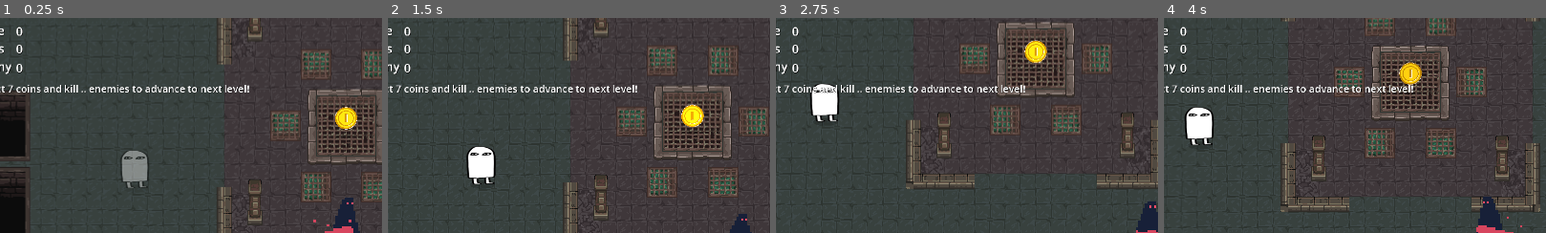
Above: before the commit, frames 1-4 (left to right).
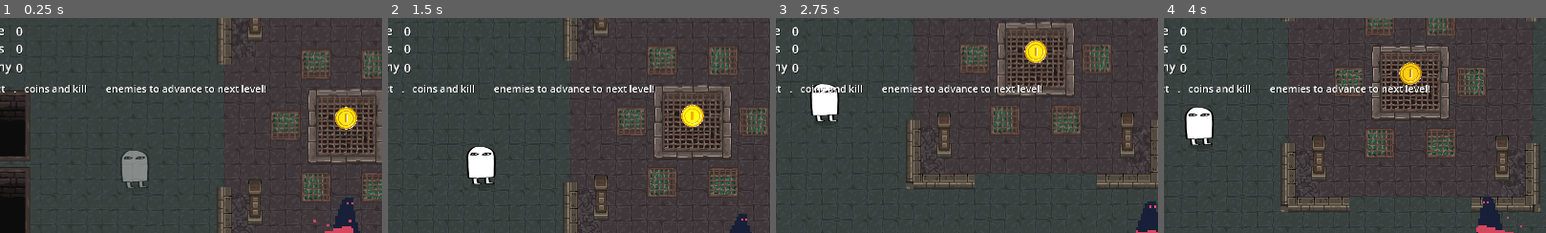
Above: after the commit, the same moments.

Repository: h-sutiwas/godot-mythus
Game: Godot game, scene res://scenes/playground.tscn
The game is run twice, just before and just after one commit, with the same random seed, the same clock (stepped at 60 frames per second) and the same inputs.
Inputs:
- Up to frame 1 (0.25 s): no input
- Up to frame 2 (1.5 s): hold D (player_right) 0.53-1.28 s; hold Space (attack) 0.53-1.28 s; hold S (player_down) from 1.28 s (still down); tap Space (attack) at 1.35 s
- Up to frame 3 (2.75 s): release S (player_down) at 2.03 s; hold D (player_right) from 2.03 s (still down); hold Space (attack) from 2.03 s (still down)
- Up to frame 4 (4 s): release D (player_right) at 2.78 s; release Space (attack) at 2.78 s; hold W (player_up) 2.78-3.53 s; tap Space (attack) at 2.85 s; hold A (player_left) from 3.53 s (still down); hold Space (attack) from 3.53 s (still down)
The pictures show only the part of the screen within x 5-55%, y 0-50%; the shares and areas given below are measured in that part.

The runs differ from the first frame. In frame 1, 1.4% of the frame differs, in the area x 2-70%, y 31-36%; in frame 2, 1.4%; in frame 3, 1.4%; in frame 4, 1.4%.

Commit message:
Update objective & UI
(in progress)
- number turns green when complete objective (coin)
- can send signal when passing an objective now

Diff:
--- a/scenes/collectibles/point_ui.gd
+++ b/scenes/collectibles/point_ui.gd
@@ -3,6 +3,8 @@
 @onready var label_score =$score
 @onready var label_coin =$coin
 @onready var label_enemy =$enemy
+@onready var label_objective_coin =$Objective_coin
+
 
 # Called when the node enters the scene tree for the first time.
 func _ready():
@@ -10,6 +12,15 @@
 	EventController.connect("points_get", on_event_points_get)
 	EventController.connect("coins_get", on_event_coin_collected)
 	EventController.connect("enemy_killed_pts", on_event_enemy_get)
+
+	EventController.connect("objective_LV", on_event_LV_objective)
+	EventController.connect("objective_coin_pass", on_event_LV_objective_coin_pass)
+
+func on_event_LV_objective(value: Array) -> void:
+	label_objective_coin.text = str(value[0])
+
+func on_event_LV_objective_coin_pass(value: bool) -> void:
+	label_objective_coin.set("theme_override_colors/font_color", Color(0.0, 0.901, 0.0, 1.0))
 
 
 # Update UI when get score
--- a/scenes/collectibles/point_ui.tscn
+++ b/scenes/collectibles/point_ui.tscn
@@ -58,7 +58,19 @@
 offset_bottom = 237.0
 theme_override_colors/font_shadow_color = Color(0, 0, 0, 1)
 theme_override_font_sizes/font_size = 25
-text = "Collect 7 coins and kill .. enemies to advance to next level!"
+text = "Collect       coins and kill       enemies to advance to next level!"
+
+[node name="Objective_coin" type="Label" parent="."]
+layout_mode = 0
+offset_left = 82.0
+offset_top = 151.0
+offset_right = 132.0
+offset_bottom = 186.0
+theme_override_colors/font_shadow_color = Color(0, 0, 0, 1)
+theme_override_font_sizes/font_size = 25
+text = "."
+horizontal_alignment = 1
+vertical_alignment = 1
 
 [node name="levelUPtext" type="Label" parent="."]
 visible = false
--- a/scripts/event_controller.gd
+++ b/scripts/event_controller.gd
@@ -5,3 +5,7 @@
 signal medjed_spawn(value: int)
 signal medjed_killed(value: int)
 signal enemy_killed_pts(value: int)
+
+signal objective_LV(value: Array)
+signal objective_coin_pass(value: bool)
+signal objective_enemy_pass(value: bool)
--- a/scripts/game_controller.gd
+++ b/scripts/game_controller.gd
@@ -9,26 +9,42 @@
 #Level and objectives
 var level_now = 'LV1'
 var level_list = ['LV1', 'LV2']
-var level_objective = {'LV1':[7, 10]} #x = num of coin, y = num of enemy
+var level_objective = {'LV1':[2, 2]} #x = num of coin, y = num of enemy
 #Ex. LV1 เก็บเหรียญครบ 7 + ฆ่าศัตรู 10 == ไปด่านต่อไปได้
+
+
+func ready():
+	#signal objective for the level ***เดี๋ยวจะแก้ให้ใช้ได้หลาย level ด้วย***
+	EventController.emit_signal("objective_LV", level_objective[level_now])
+
 
 
 #points system (from coin and killing enemy)
 func points_get(value:int):
 	total_points += value
 	EventController.emit_signal("points_get", total_points)
-	#check if complete objective
+
+	#for debug **objective still not showing when start**
+	EventController.emit_signal("objective_LV", level_objective[level_now])
 
 
 #coins counter
 func coins_get(value:int):
 	total_coins += value
 	EventController.emit_signal("coins_get", total_coins)
+	#check if complete objective [array[0] = coin]
+	if level_objective[level_now][0] == total_coins:
+		EventController.emit_signal("objective_coin_pass", true)
+
 
 #Global points get from killing enemy [*Dont forget to add code to every enemy*]
 func enemy_killed_pts(value:int):
 	total_enemy_pts += 1
 	EventController.emit_signal("enemy_killed_pts", total_enemy_pts)
+	#check if complete objective [array[1] = enemy]
+	#if level_objective[level_now][1] == total_enemy_pts:
+	#	print(level_objective[level_now][1], total_enemy_pts, ": enemy pass")
+	#	EventController.emit_signal("objective_enemy_pass", true)
 
 
 #Global Medjed counter
